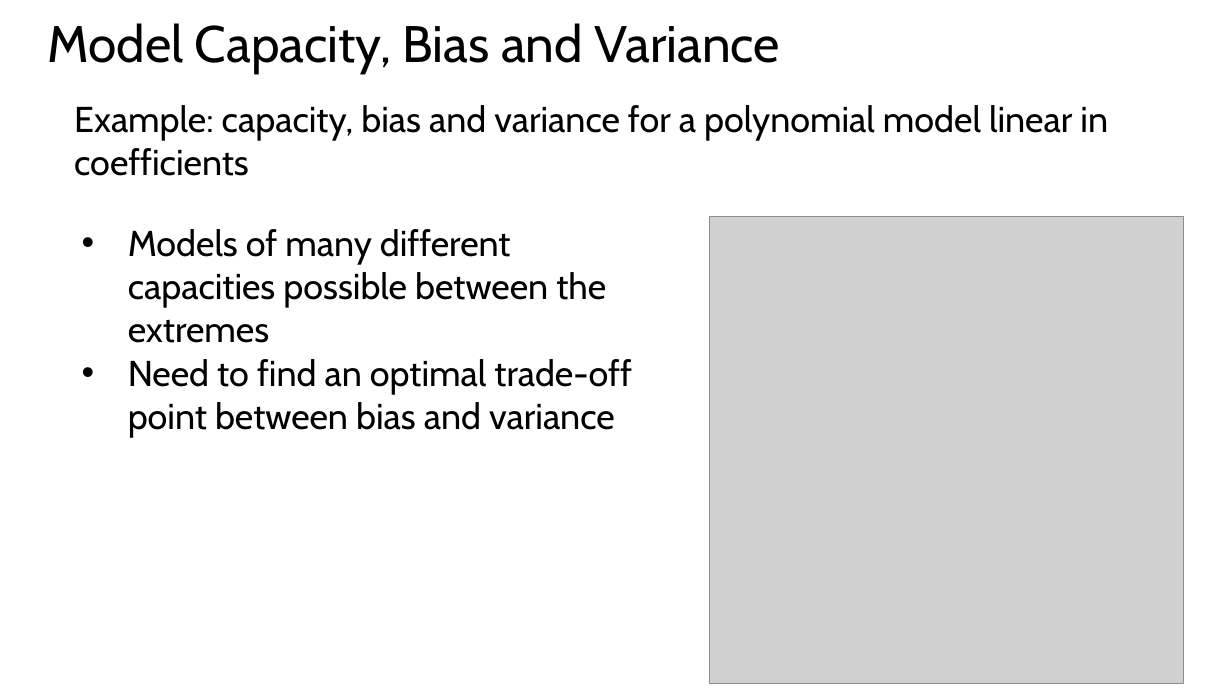
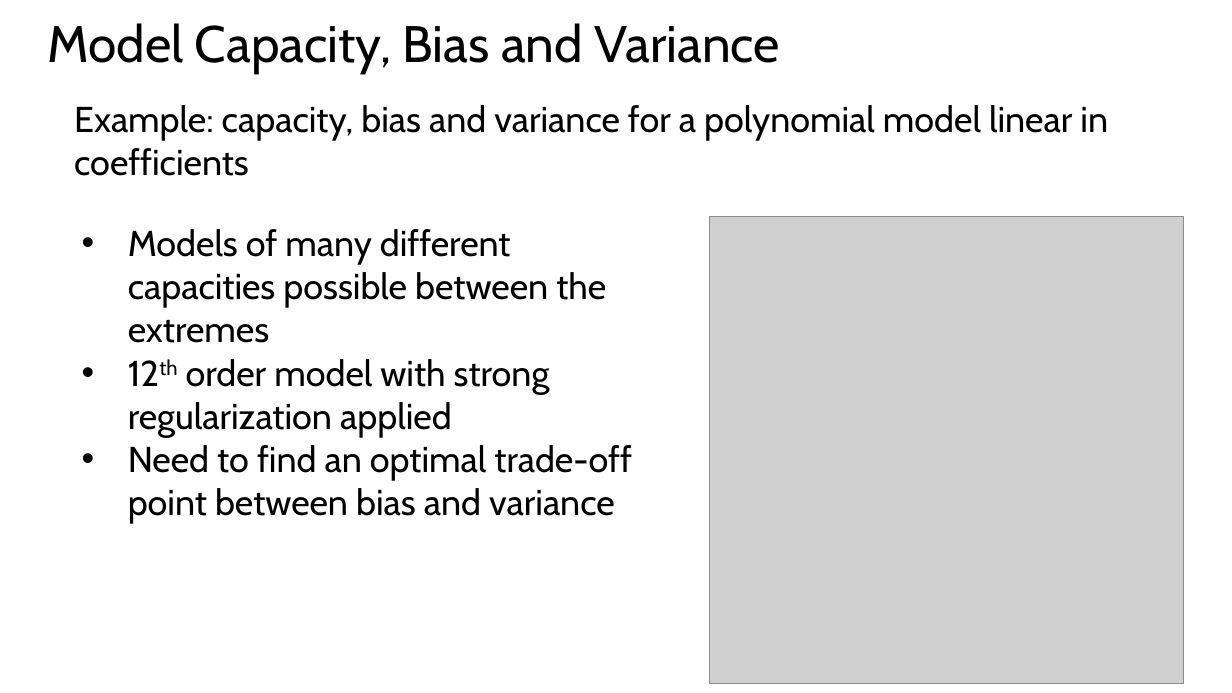
Before and after one commit to StephenElston/CSCI-E25, a slide deck: slide 43 of Slides/4_MachineLearningForCV.pptx. Drawn at 1232x693 pixels with LibreOffice and Linux fonts; fonts in the diff are those of the drawing; grey boxes stand for pictures. Boxes give left, top, right and bottom in pixels: in the first picture for what was removed or moved away, otherwise in the second. Text is boxed around its words. In the diff, an @@ line names an element or a change of style, - is before the commit and + after.

```diff
--- a/Slides/4_MachineLearningForCV.pptx
+++ b/Slides/4_MachineLearningForCV.pptx
@@ text at (128,359,550,438): paragraph added @@
+• 12th order model with strong regularization applied
```
Also in this commit, not shown: 18 other slides changed, 2 slides added, 1 other file.
